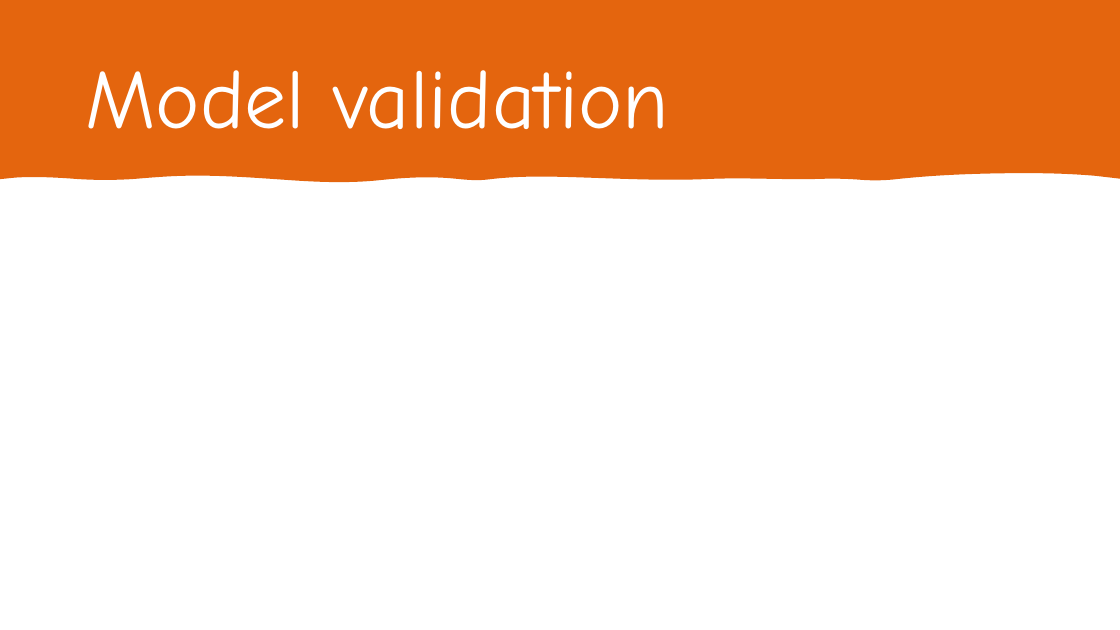
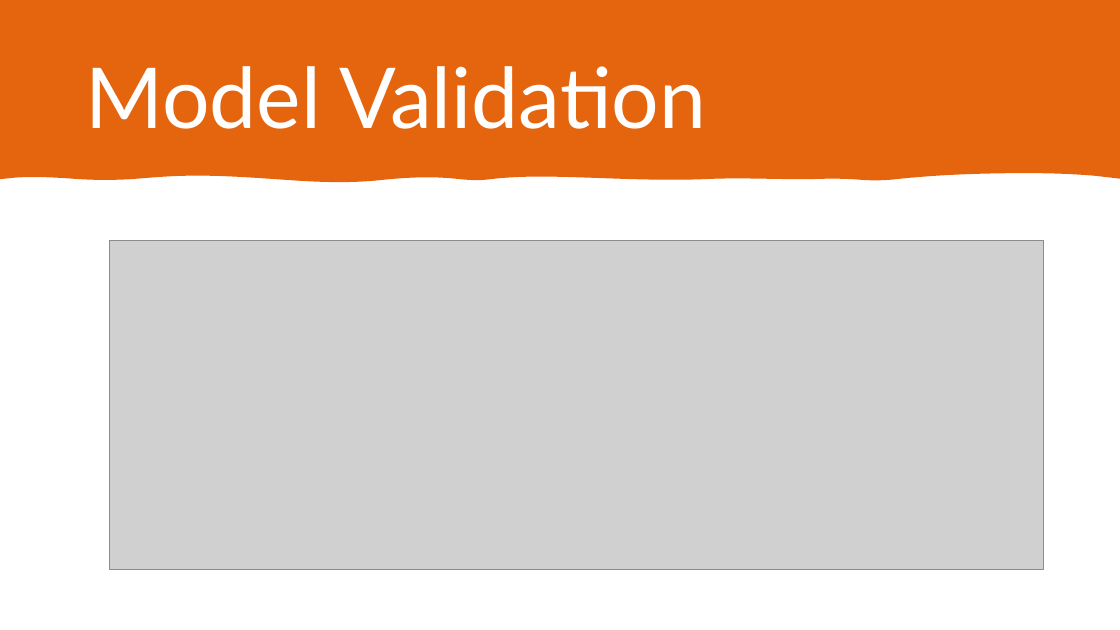
Before and after one commit to soodrk/R-Predict-Diabetes-using-Logistic-Regression, a slide deck: slide 14 of Diabetes prediction using logistic regression.pptx (slide 12 before the commit). Drawn at 1120x630 pixels with LibreOffice and Linux fonts; fonts in the diff are those of the drawing; grey boxes stand for pictures. Boxes give left, top, right and bottom in pixels: in the first picture for what was removed or moved away, otherwise in the second. Text is boxed around its words. In the diff, an @@ line names an element or a change of style, - is before the commit and + after.

```diff
--- a/Diabetes prediction using logistic regression.pptx
+++ b/Diabetes prediction using logistic regression.pptx
@@ title at (85, 66, 706, 129): text changed; font Comic Neue to Lato @@
-Model validation
+Model Validation
@@ picture added at (110, 241, 1044, 570) @@
```
Also in this commit, not shown: 10 other slides changed, 7 slides added, 2 slides removed.
